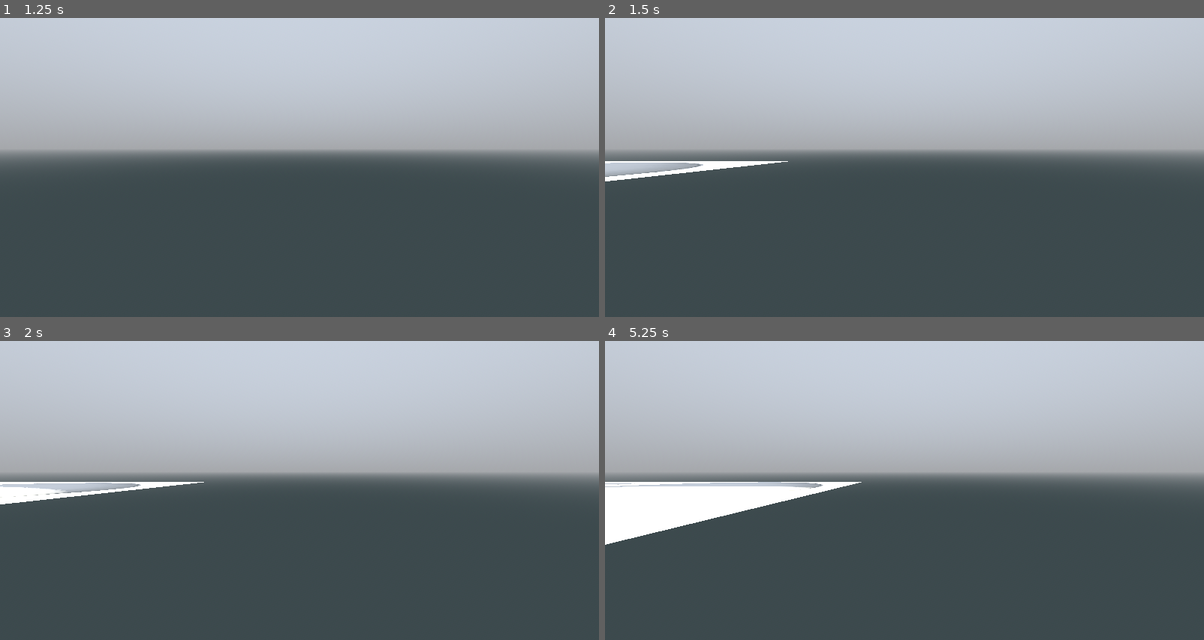
Above: before the commit, frames 1-4 (two rows, left to right).
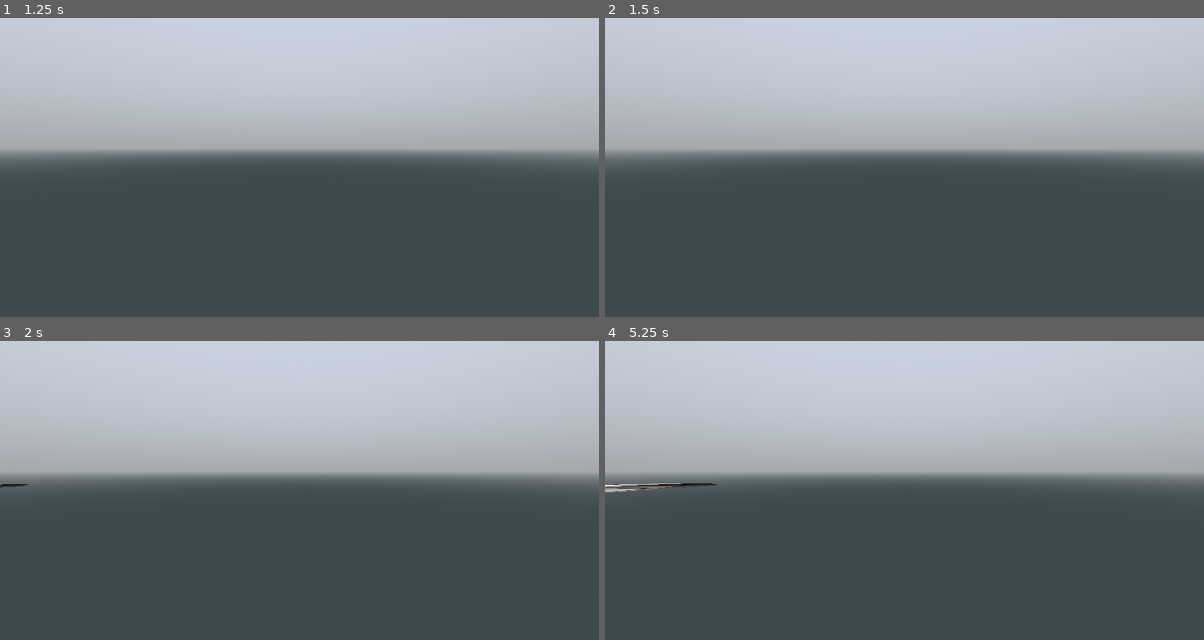
Above: after the commit, the same moments.

Repository: pixerhp/Hatchetflair
Game: Godot game, scene res://topscenes/gameplay_topscene.tscn
The game is run twice, just before and just after one commit, with the same random seed, the same clock (stepped at 60 frames per second) and the same inputs.
Inputs (mouse positions are in pixels of both pictures, inside the frame that each line leads up to):
- Up to frame 1 (1.25 s): tap Enter at 0.5 s; move the mouse to (431, 131) at 0.52 s; hold D (move_right) from 0.53 s (still down); hold Shift (speed_faster) from 0.53 s (still down); click (431, 131) at 0.67 s
- Up to frame 2 (1.5 s): tap Space (move_jump_up) at 1.25 s; move the mouse to (784, 164) at 1.27 s; release D (move_right) at 1.28 s; release Shift (speed_faster) at 1.28 s; hold S (move_backwards) from 1.28 s (still down); tap Ctrl (speed_slower) at 1.35 s
- Up to frame 3 (2 s): keep holding S (move_backwards)
- Up to frame 4 (5.25 s): move the mouse to (964, 397) at 2.02 s; release S (move_backwards) at 2.03 s; hold D (move_right) 2.03-2.78 s; hold Shift (speed_faster) 2.03-2.78 s; move the mouse to (874, 538) at 2.77 s; hold W (move_forwards) 2.78-3.53 s; tap Ctrl (speed_slower) at 2.85, 4.35 s; click (874, 538) at 2.92 s; tap Enter at 3.5 s; move the mouse to (1084, 523) at 3.52 s; hold Shift (speed_faster) 3.53-4.28 s; hold A (move_left) 3.53-5.03 s; move the mouse to (724, 421) at 4.27 s; move the mouse to (934, 472) at 5.02 s; hold S (move_backwards) from 5.03 s (still down); hold Shift (speed_faster) from 5.03 s (still down); click (934, 472) at 5.17 s

Frame 1 is identical in both runs. In frame 2, 1.1% of the frame differs, in the area x 0-31%, y 47-55%; in frame 3, 1.3%; in frame 4, 4.5%, in the area x 0-43%, y 47-69%.

Commit message:
Implement CUSTOM0 indexing, half-broken

Diff:
--- a/assets/substance_rendering/subst_shader.gdshader
+++ b/assets/substance_rendering/subst_shader.gdshader
@@ -1,20 +1,38 @@
 shader_type spatial;
 
-uniform sampler2DArray albedo_textures;
-uniform sampler2DArray normal_map_textures;
+uniform sampler2DArray albedos_textures;
+varying flat float albedos_index;
+uniform sampler2DArray normals_textures;
+varying flat float normals_index;
 uniform sampler2DArray specials_textures;
+varying flat float specials_index;
 
 void vertex() {
+	switch(int(CUSTOM0.x * 256.0)) {
+		case 0:
+			albedos_index = (CUSTOM0.y*16777216.0) + (CUSTOM0.z*65536.0) + (CUSTOM0.w*256.0);
+			break;
+		case 1:
+			normals_index = (CUSTOM0.y*16777216.0) + (CUSTOM0.z*65536.0) + (CUSTOM0.w*256.0);
+			break;
+		case 2:
+			specials_index = (CUSTOM0.y*16777216.0) + (CUSTOM0.z*65536.0) + (CUSTOM0.w*256.0);
+			break;
+		default:
+			break;
+	}
+
 	// Called for every vertex the material is visible on.
 }
 
 void fragment() {
 	// Called for every pixel the material is visible on.
-	vec4 color = texture(albedo_textures, vec3(UV.xy, 0));
+
+	vec4 color = texture(albedos_textures, vec3(UV.xy, albedos_index));
 	ALPHA = color.a;
 	ALBEDO = color.rgb;
-	NORMAL_MAP = texture(normal_map_textures, vec3(-UV.xy, 1)).rgb;
-	vec4 special = texture(specials_textures, vec3(UV.xy, 0));
+	NORMAL_MAP = texture(normals_textures, vec3(-UV.xy, normals_index)).rgb;
+	vec4 special = texture(specials_textures, vec3(UV.xy, specials_index));
 	METALLIC = special.r;
 	ROUGHNESS = special.g;
 }
--- a/scripts/tchunks_manager.gd
+++ b/scripts/tchunks_manager.gd
@@ -275,23 +275,31 @@
 		Vector2(1,0), Vector2(1,1), Vector2(0,0),
 	])
 	mesh_surface[Mesh.ARRAY_CUSTOM0] = PackedByteArray([
-		0b00000000, 0b00000000, 0b00000000, 0b00000000,
 		0b00000000, 0b00000000, 0b00000000, 0b00000001,
-		0b00000000, 0b00000000, 0b00000000, 0b00000000,
-
-		0b00000000, 0b00000000, 0b00000000, 0b00000000,
+		0b00000001, 0b00000000, 0b00000000, 0b00000000,
+		0b00000010, 0b00000000, 0b00000000, 0b00000000,
+
 		0b00000000, 0b00000000, 0b00000000, 0b00000001,
-		0b00000000, 0b00000000, 0b00000000, 0b00000000,
+		0b00000001, 0b00000000, 0b00000000, 0b00000000,
+		0b00000010, 0b00000000, 0b00000000, 0b00000000,
 	])
 
 	var test_mat: ShaderMaterial = load("res://assets/substance_rendering/subst_mat.tres")
-	test_mat.set_shader_parameter("albedo_textures", SubstanceUtils.albedos_texarray)
-	test_mat.set_shader_parameter("normal_map_textures", SubstanceUtils.normals_texarray)
+	test_mat.set_shader_parameter("albedos_textures", SubstanceUtils.albedos_texarray)
+	test_mat.set_shader_parameter("normals_textures", SubstanceUtils.normals_texarray)
 	test_mat.set_shader_parameter("specials_textures", SubstanceUtils.specials_texarray)
+
+	var format = (
+		Mesh.ARRAY_CUSTOM0 | Mesh.ARRAY_CUSTOM_RGBA8_UNORM |
+		Mesh.ARRAY_CUSTOM1 | Mesh.ARRAY_CUSTOM_RGBA8_UNORM
+	)
 
 	array_mesh.add_surface_from_arrays(
 		Mesh.PRIMITIVE_TRIANGLES,
 		mesh_surface,
+		[],
+		{},
+		format,
 	)
 	array_mesh.surface_set_material(0, test_mat)
 	mesh_instance_node.mesh = array_mesh
